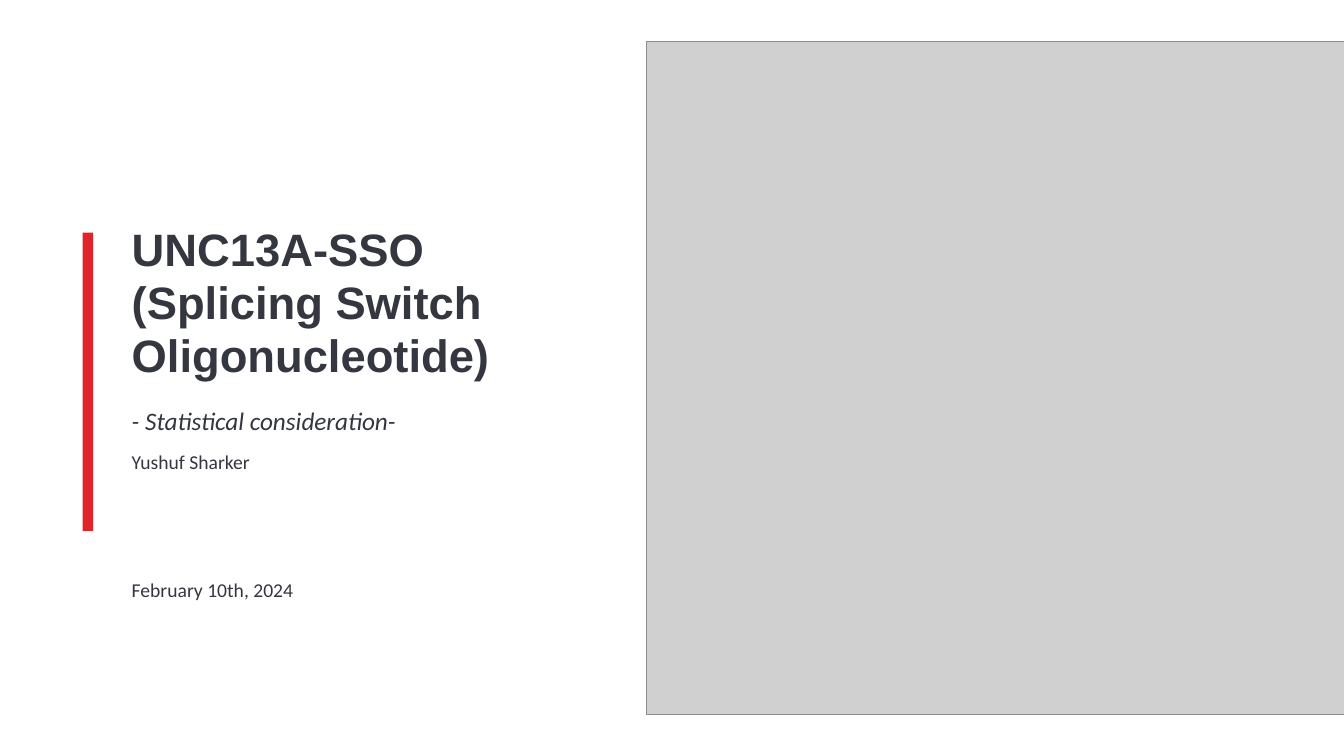
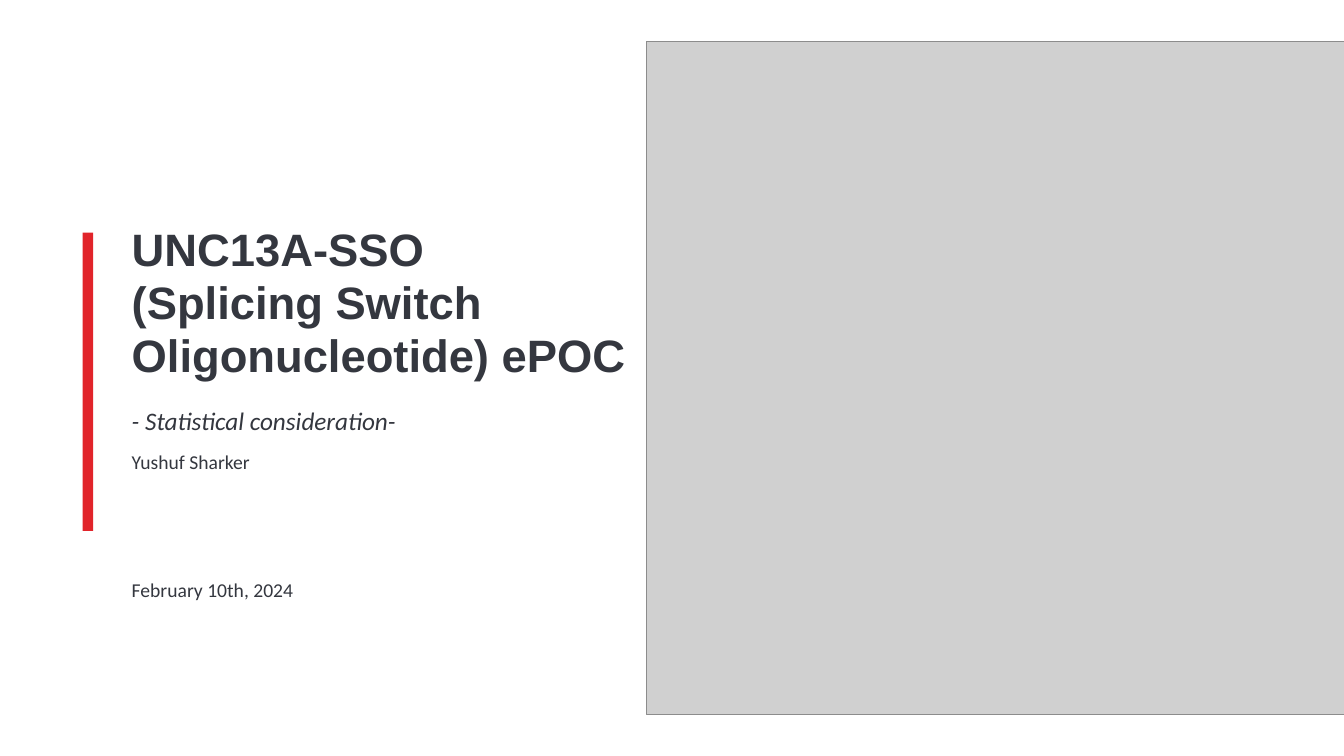
Before and after one commit to YushufSharker/ALS, a slide deck: slide 1 of OutputDocuments/ALS_Slide_deck_STAT.pptx. Drawn at 1344x756 pixels with LibreOffice and Linux fonts; fonts in the diff are those of the drawing; grey boxes stand for pictures; background and template pictures are left out. Boxes give left, top, right and bottom in pixels: in the first picture for what was removed or moved away, otherwise in the second. Text is boxed around its words. In the diff, an @@ line names an element or a change of style, - is before the commit and + after.

```diff
--- a/OutputDocuments/ALS_Slide_deck_STAT.pptx
+++ b/OutputDocuments/ALS_Slide_deck_STAT.pptx
@@ title at (132, 234, 625, 430): text changed @@
-UNC13A-SSO
-(Splicing Switch Oligonucleotide)
-- Statistical consideration-
+UNC13A-SSO
+(Splicing Switch Oligonucleotide) ePOC
+- Statistical consideration-
```
Also in this commit, not shown: 11 other slides changed, 3 slides added, 1 other file.
